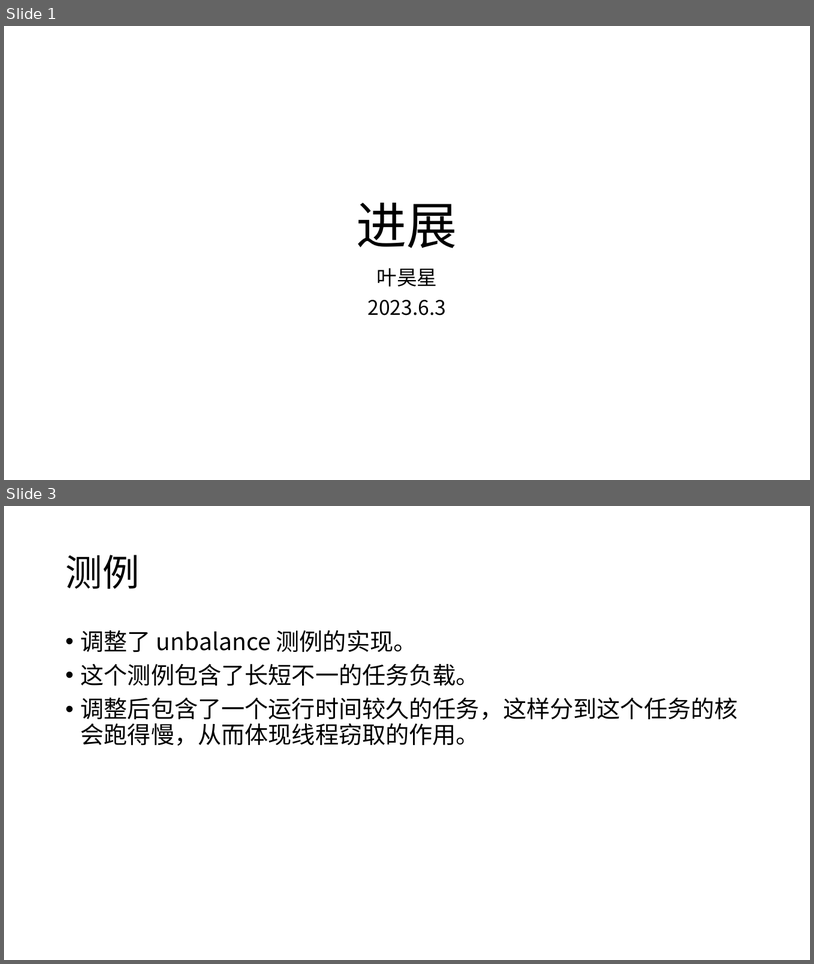
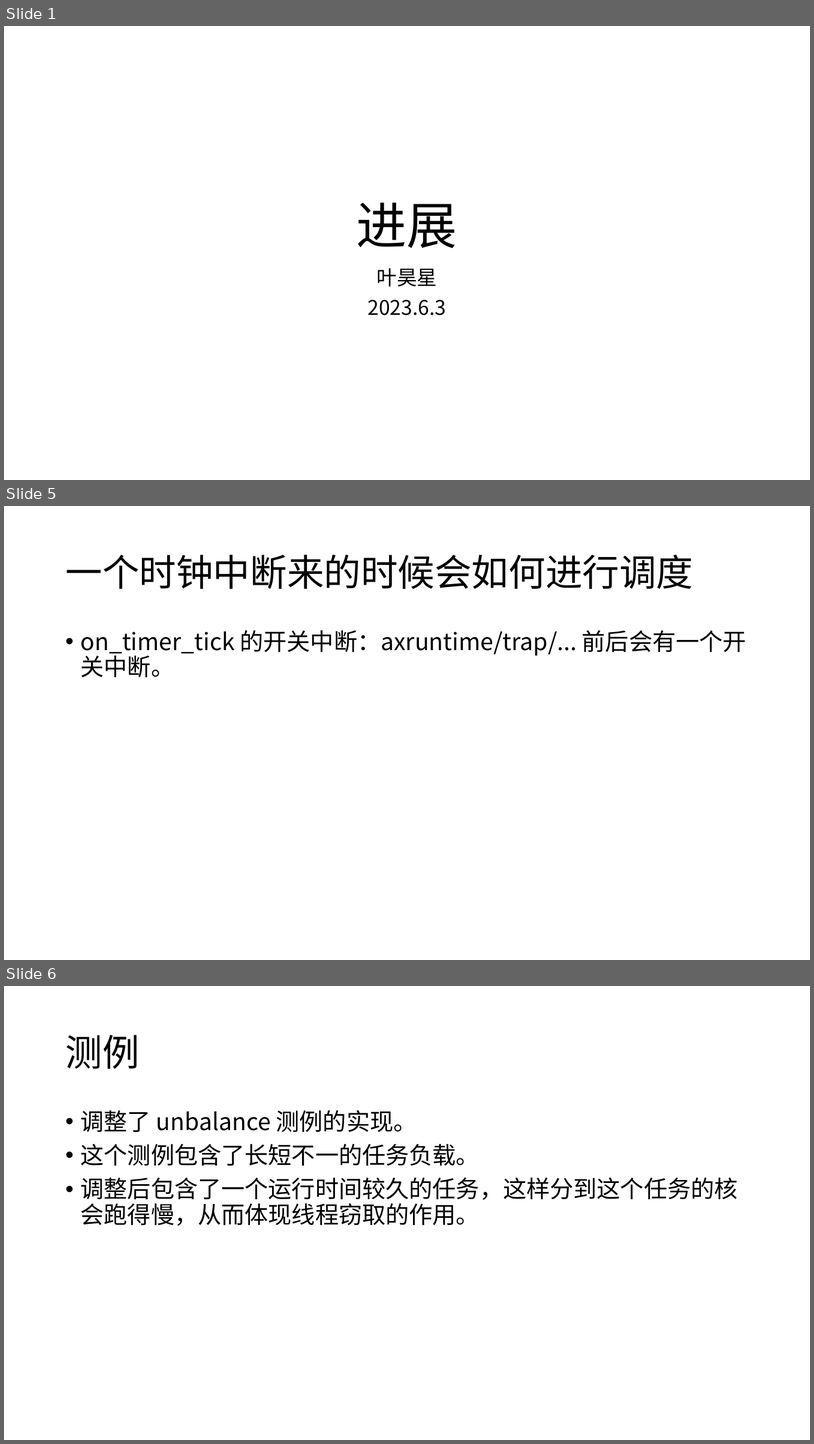
Before and after one commit to 131131yhx/arceos, a slide deck: report/进展 6.4.pptx. Shown one above the other, each under a label of ours: slides 1 and 3 before the commit, slides 1, 5 and 6 after it; the slides between them are not shown. The pictures are 814x964 and 814x1444 pixels, drawn with LibreOffice and Linux fonts; fonts in the diff are those of the drawing. Boxes give left, top, right and bottom in pixels: in the first picture for what was removed or moved away, otherwise in the second. Text is boxed around its words. In the diff, an @@ line names an element or a change of style, - is before the commit and + after.

```diff
--- a/report/进展 6.4.pptx
+++ b/report/进展 6.4.pptx
@@ slide 5 added at box(4, 506, 810, 960), background #FFFFFF @@
@@ title added at box(65, 555, 693, 589), 44 pt, text #000000 @@
+一个时钟中断来的时候会如何进行调度
@@ text added at box(81, 630, 747, 678), 28 pt, text #000000 @@
+• on_timer_tick 的开关中断：axruntime/trap/... 前后会有一个开关中断。
@@ what was slide 3 is now slide 6 @@
```
Also in this commit, not shown: 1 slide changed, 3 other slides added.
